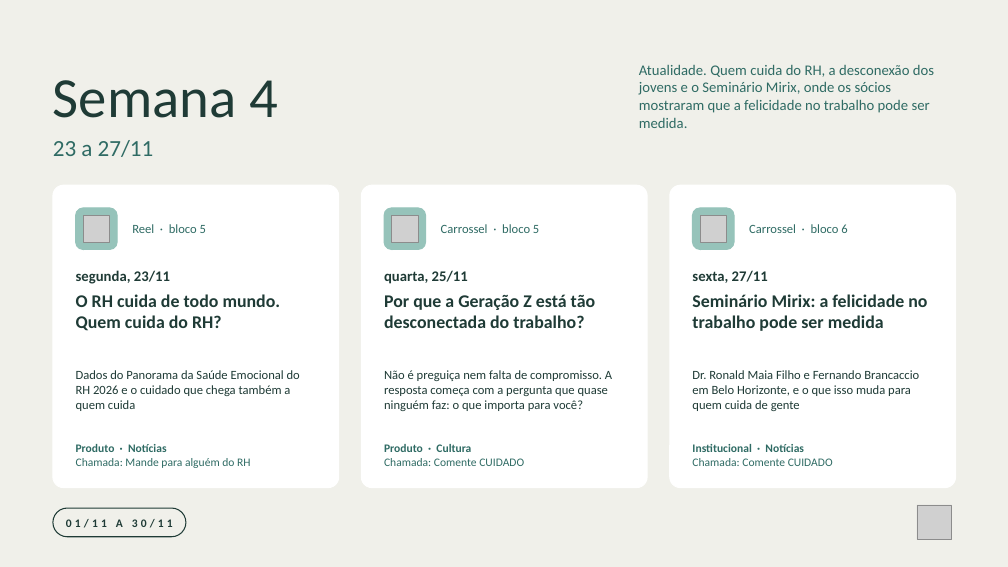
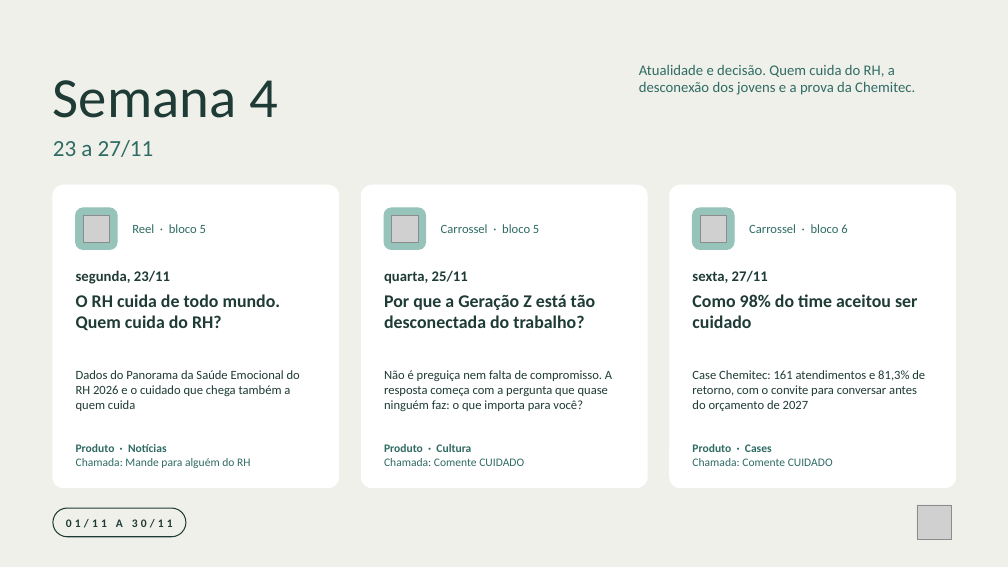
Before and after one commit to nina-rebello/comunicao-fh, a slide deck: slide 6 of marketing/calendario-novembro/Programacao_Instagram_Novembro_2026.pptx. Drawn at 1008x567 pixels with LibreOffice and Linux fonts; fonts in the diff are those of the drawing; grey boxes stand for pictures. Boxes give left, top, right and bottom in pixels: in the first picture for what was removed or moved away, otherwise in the second. Text is boxed around its words. In the diff, an @@ line names an element or a change of style, - is before the commit and + after.

```diff
--- a/marketing/calendario-novembro/Programacao_Instagram_Novembro_2026.pptx
+++ b/marketing/calendario-novembro/Programacao_Instagram_Novembro_2026.pptx
@@ text at bbox=[639, 65, 915, 95]: text changed @@
-Atualidade. Quem cuida do RH, a desconexão dos jovens e o Seminário Mirix, onde os sócios mostraram que a felicidade no trabalho pode ser medida.
+Atualidade e decisão. Quem cuida do RH, a desconexão dos jovens e a prova da Chemitec.
@@ text at bbox=[692, 294, 917, 328]: text changed @@
-Seminário Mirix: a felicidade no trabalho pode ser medida
+Como 98% do time aceitou ser cuidado
@@ text at bbox=[692, 370, 925, 411]: text changed @@
-Dr. Ronald Maia Filho e Fernando Brancaccio em Belo Horizonte, e o que isso muda para quem cuida de gente
+Case Chemitec: 161 atendimentos e 81,3% de retorno, com o convite para conversar antes do orçamento de 2027
@@ text at bbox=[692, 444, 772, 452]: text changed @@
-Institucional · Notícias
+Produto · Cases
```
Also in this commit, not shown: 2 other slides changed, 13 other files.
